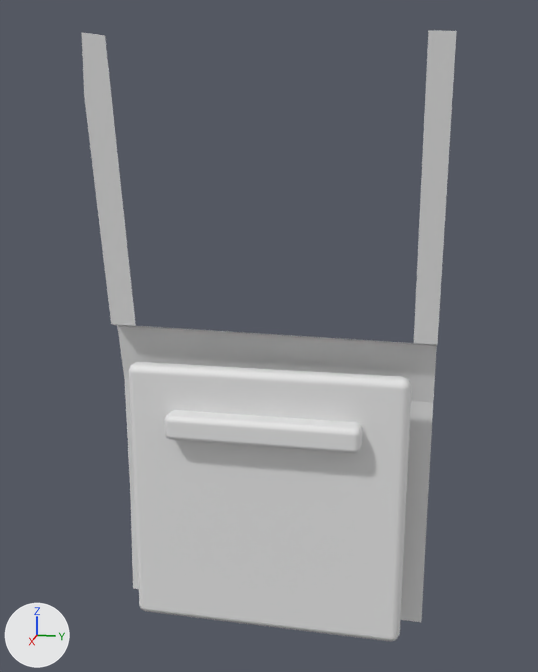
Before and after pictures for a commit that changed the OBJ model realweather/src/main/resources/assets/realweather/models/vehicle/pickup/door_rl.obj.
Before and after are seen from a 50 mm camera at (1.65, -0.05, 1.647) aimed at (0.064, -0.367, 1.251). Lighting does not change. The marker at lower left points along +X, +Y and +Z. The first picture is the older version. Materials are left out; every surface is plain grey. Where no turn or scale is listed for an object, it has been applied to the vertices.

The older version as bpy lines, for what is in view:
```python
me_door_rl = bpy.data.meshes.new('door_rl')
me_door_rl.from_pydata(...)  # 244 vertices, 198 faces; spans x -0.026..0.165, y -0.74..0.0, z 0.54..1.881
# faces by material slot: [9, 54, 18, 54, 63]
me_door_rl.materials.append(mat_black)
me_door_rl.materials.append(mat_dash)
me_door_rl.materials.append(mat_paint)
me_door_rl.materials.append(mat_seat)
me_door_rl.materials.append(mat_trim)
ob_door_rl = bpy.data.objects.new('door_rl', me_door_rl)
ob_door_rl.location = (0.0, 0.0, 0.0)
```
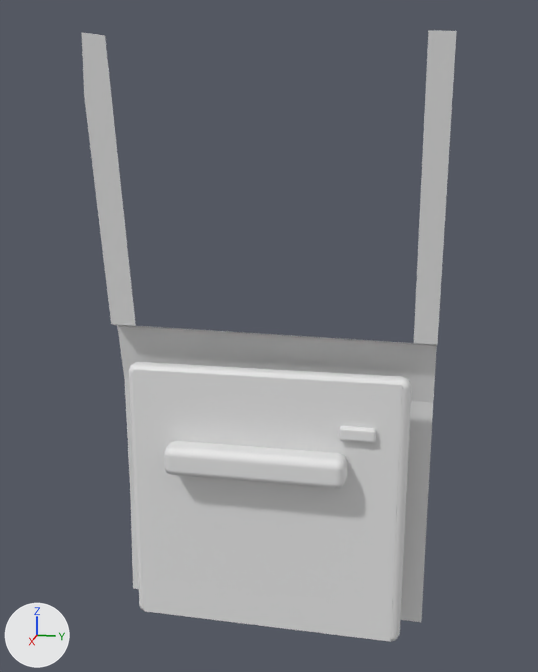
Scene script edits in JSON lines:
```json
{"block": "me_door_rl", "where": "# used by ob_door_rl; location = (0.0, 0.0, 0.0)"}
{"op": "remove", "block": "me_door_rl", "code": "me_door_rl.from_pydata(...)  # 244 vertices, 198 faces; spans x -0.026..0.165, y -0.74..0.0, z 0.54..1.881"}
{"op": "add", "block": "me_door_rl", "code": "me_door_rl.from_pydata(...)  # 304 vertices, 253 faces; spans x -0.026..0.175, y -0.74..0.0, z 0.54..1.881"}
{"block": "me_door_rl", "change": "me_door_rl part 1: a new loose piece of 56 vertices spanning x 0.11..0.13, y -0.2..-0.12, z 1.04..1.07"}
{"block": "me_door_rl", "change": "me_door_rl part 2: a new loose piece of 56 vertices spanning x 0.105..0.175, y -0.59..-0.18, z 0.94..1.01"}
{"block": "me_door_rl", "change": "me_door_rl part 3"}
{"block": "me_door_rl", "change": "56 vertices are removed from x 0.1..0.16, y -0.59..-0.15, z 1.02..1.08"}
{"block": "me_door_rl", "change": "54 faces are deleted"}
{"block": "me_door_rl", "change": "4 vertices are added at (0.116, -0.67, 0.55), (0.116, -0.07, 0.55), (0.116, -0.07, 1.17), (0.116, -0.67, 1.17)"}
{"block": "me_door_rl", "change": "1 new face joins them"}
```

Boxes (x1, y1, x2, y2) around the edits, measured in the pictures (538 x 672 px):
```json
{"object": "door_rl", "change": "reshaped", "before": [81, 30, 457, 641], "after": [81, 30, 457, 642]}
{"part": 1, "of": "me_door_rl", "change": "added", "after": [339, 426, 376, 442]}
{"part": 2, "of": "me_door_rl", "change": "added", "after": [164, 441, 347, 489]}
{"part": 3, "of": "me_door_rl", "change": "cut back", "before": [164, 410, 362, 453], "after": [133, 370, 402, 642]}
```
